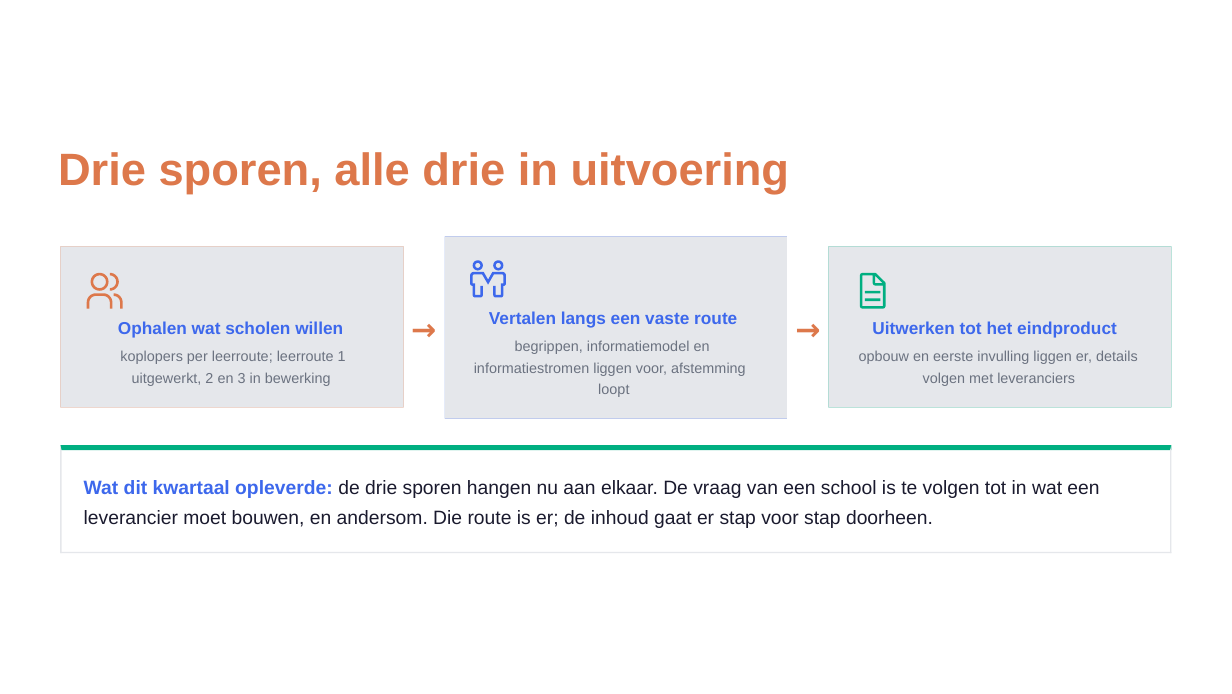
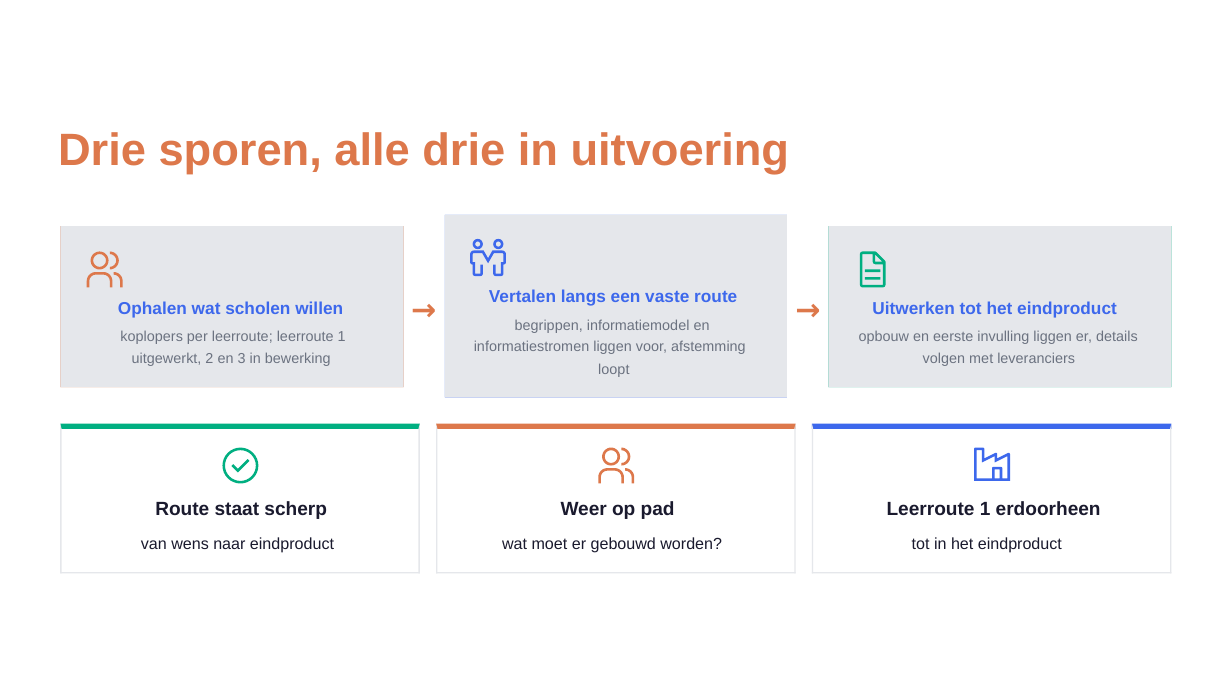
Before and after one commit to Npuls-OKx/meta, a slide deck: slide 2 of presentaties/export/260929_werkgroep_okx_voortgang/260929_werkgroep_okx_voortgang.pptx. Drawn at 1232x694 pixels with LibreOffice and Linux fonts; fonts in the diff are those of the drawing; background and template pictures are left out. Boxes give left, top, right and bottom in pixels: in the first picture for what was removed or moved away, otherwise in the second. Text is boxed around its words. In the diff, an @@ line names an element or a change of style, - is before the commit and + after.

```diff
--- a/presentaties/export/260929_werkgroep_okx_voortgang/260929_werkgroep_okx_voortgang.pptx
+++ b/presentaties/export/260929_werkgroep_okx_voortgang/260929_werkgroep_okx_voortgang.pptx
@@ 13 texts, 13 freeform shapes: place and size @@
-13 texts, 13 freeform shapes at box(58, 152, 1170, 419)
+13 texts, 13 freeform shapes at box(58, 132, 1170, 397)
@@ freeform shape: place and size @@
-freeform shape at box(60, 445, 62, 554)
+freeform shape at box(60, 424, 62, 573)
@@ freeform shape: place and size @@
-freeform shape at box(60, 445, 1172, 554)
+freeform shape at box(60, 424, 420, 573)
@@ freeform shape: place and size @@
-freeform shape at box(60, 445, 1172, 450)
+freeform shape at box(60, 424, 420, 428)
@@ freeform shape added at box(222, 448, 258, 484), fill #00AF81 @@
@@ freeform shape: place and size @@
-freeform shape at box(1170, 445, 1172, 554)
+freeform shape at box(419, 424, 420, 573)
@@ freeform shape added at box(436, 424, 795, 573), fill #FFFFFF @@
@@ freeform shape added at box(436, 424, 795, 428), fill #DD784B @@
@@ freeform shape added at box(436, 424, 437, 573), fill #E5E7EB @@
@@ freeform shape added at box(599, 448, 635, 484), fill #DD784B @@
@@ freeform shape added at box(794, 424, 795, 573), fill #E5E7EB @@
@@ freeform shape added at box(812, 424, 1172, 573), fill #FFFFFF @@
@@ freeform shape added at box(812, 424, 1172, 428), fill #3D68EC @@
@@ freeform shape added at box(812, 424, 813, 573), fill #E5E7EB @@
@@ freeform shape added at box(974, 448, 1010, 481), fill #3D68EC @@
@@ freeform shape added at box(1170, 424, 1172, 573), fill #E5E7EB @@
@@ freeform shape added at box(232, 459, 250, 472), fill #00AF81 @@
@@ text removed at box(84, 480, 1099, 498) @@
-Wat dit kwartaal opleverde: de drie sporen hangen nu aan elkaar. De vraag van een school is te volgen tot in wat een
@@ text at box(155, 501, 327, 519): text changed; size 11.5 to 11.4 pt; bold on @@
-leverancier moet bouwen, en andersom. Die route is er; de inhoud gaat er stap voor stap doorheen.
+Route staat scherp
@@ text added at box(561, 501, 675, 519), 11.4 pt, text #1A1A2E, bold @@
+Weer op pad
@@ text added at box(887, 501, 1101, 515), 11.4 pt, text #1A1A2E, bold @@
+Leerroute 1 erdoorheen
@@ text added at box(141, 537, 334, 553), 9.6 pt, text #1A1A2E @@
+van wens naar eindproduct
@@ text added at box(502, 537, 722, 553), 9.6 pt, text #1A1A2E @@
+wat moet er gebouwd worden?
@@ text added at box(912, 537, 1062, 553), 9.6 pt, text #1A1A2E @@
+tot in het eindproduct
@@ freeform shape: place and size @@
-freeform shape at box(60, 551, 1172, 553)
+freeform shape at box(60, 572, 420, 573)
@@ freeform shape added at box(436, 572, 795, 573), fill #E5E7EB @@
@@ freeform shape added at box(812, 572, 1172, 573), fill #E5E7EB @@
```
Also in this commit, not shown: 1 other slide changed, 3 other files.
